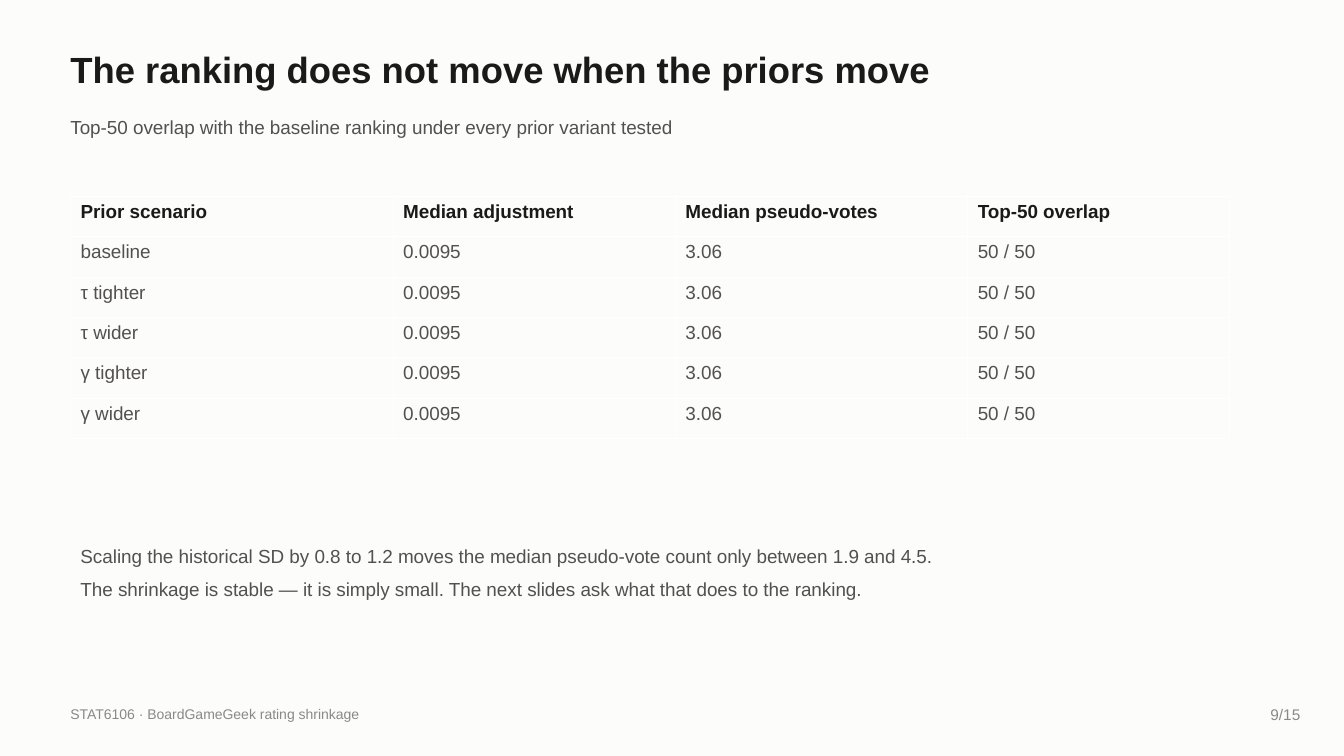
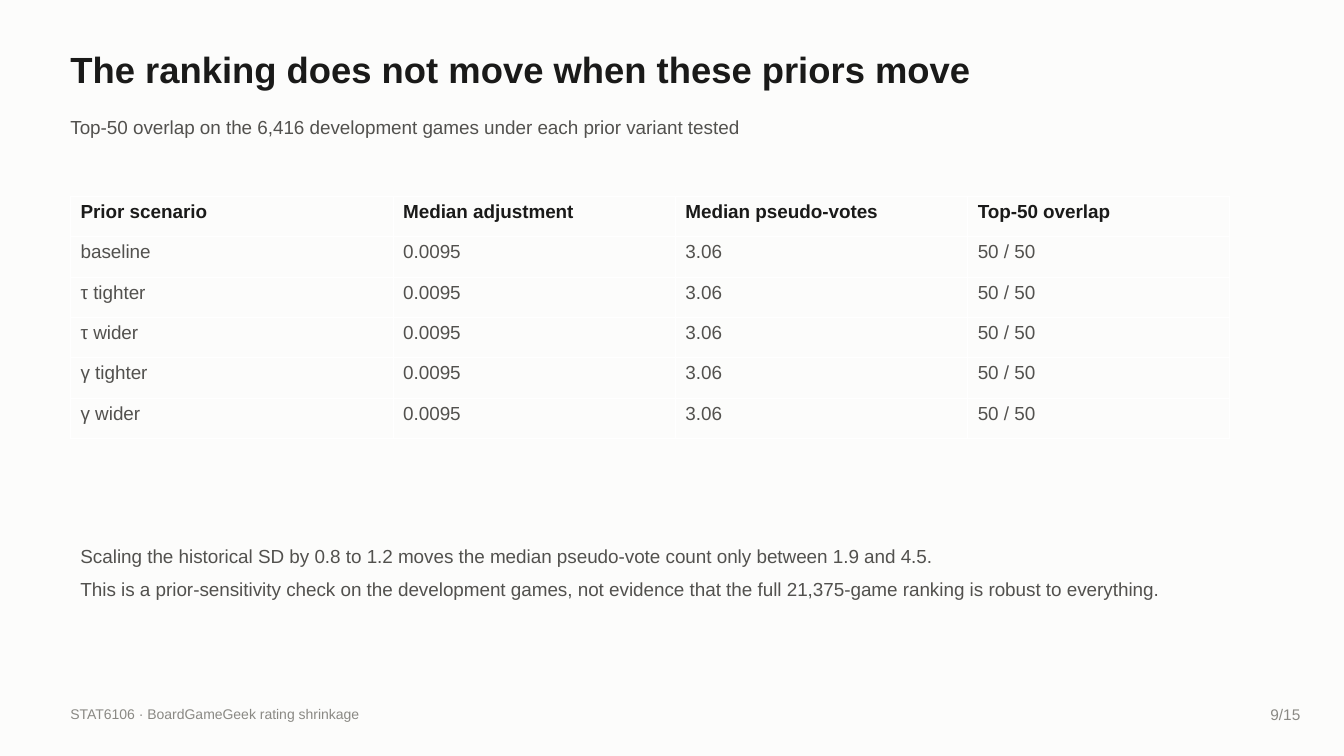
Before and after one commit to iwanttosleeeep/bayesian-boardgame-ratings, a slide deck: slide 9 of slides/Group_deck_draft.pptx. Drawn at 1344x756 pixels with LibreOffice and Linux fonts; fonts in the diff are those of the drawing. Boxes give left, top, right and bottom in pixels: in the first picture for what was removed or moved away, otherwise in the second. Text is boxed around its words. In the diff, an @@ line names an element or a change of style, - is before the commit and + after.

```diff
--- a/slides/Group_deck_draft.pptx
+++ b/slides/Group_deck_draft.pptx
@@ text at (70, 56, 970, 91): text changed @@
-The ranking does not move when the priors move
+The ranking does not move when these priors move
@@ text at (70, 120, 739, 138): text changed @@
-Top-50 overlap with the baseline ranking under every prior variant tested
+Top-50 overlap on the 6,416 development games under each prior variant tested
@@ text at (80, 582, 1159, 600): text changed @@
-The shrinkage is stable — it is simply small. The next slides ask what that does to the ranking.
+This is a prior-sensitivity check on the development games, not evidence that the full 21,375-game ranking is robust to everything.
```
Also in this commit, not shown: 6 other slides changed, 14 other files.
